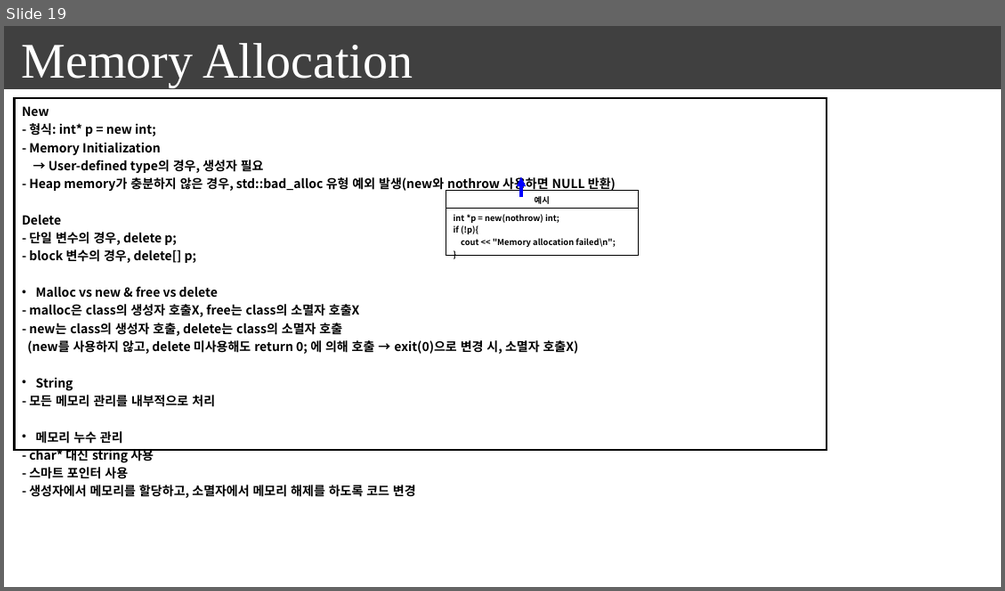
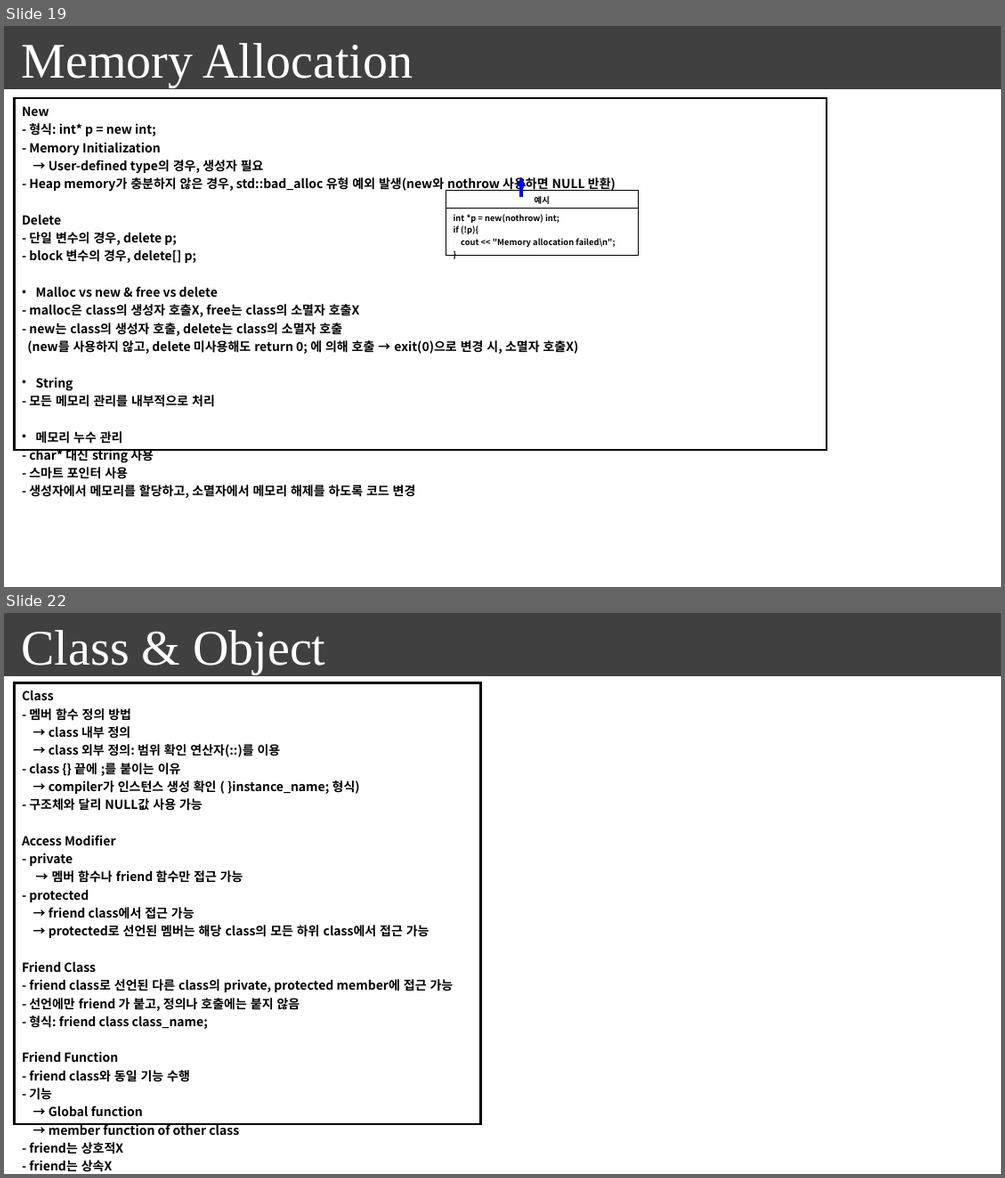
Before and after one commit to seonghokim/Study, a slide deck: everything in c++.pptx. Shown one above the other, each under a label of ours: slide 19 before the commit, slides 19 and 22 after it; the slides between them are not shown. The pictures are 1005x591 and 1005x1178 pixels, drawn with LibreOffice and Linux fonts; fonts in the diff are those of the drawing; background and template pictures are left out. Boxes give left, top, right and bottom in pixels: in the first picture for what was removed or moved away, otherwise in the second. Text is boxed around its words. In the diff, an @@ line names an element or a change of style, - is before the commit and + after.

```diff
--- a/everything in c++.pptx
+++ b/everything in c++.pptx
@@ slide 22 added at (4,613,1001,1174), background #FFFFFF; not listed: 1 template element that a slide beside it also shows @@
@@ text added at (22,630,325,674), 48 pt, text #FFFFFF @@
+Class & Object
@@ table added at (15,682,481,1174), 1 rows, 1 columns @@
+Class / - 멤버 함수 정의 방법 / → class 내부 정의 / → class 외부 정의: 범위 확인 연산자(::)를 이용 / - class {} 끝에 ;를 붙이는 이유 / → compiler가 인스턴스 생성 확인 ( }instance_name; 형식) / - 구조체와 달리 NULL값 사용 가능 / Access Modifier / - private / → 멤버 함수나 friend 함수만 접근 가능 / - protected / → friend class에서 접근 가능 / → protected로 선언된 멤버는 해당 class의 모든 하위 class에서 접근 가능 / Friend Class / - friend class로 선언된 다른 class의 private, protected member에 접근 가능 / - 선언에만 friend 가 붙고, 정의나 호출에는 붙지 않음 / - 형식: friend class class_name; / Friend Function / - friend class와 동일 기능 수행 / - 기능 / → Global function / → member function of other class / - friend는 상호적X / - friend는 상속X / (부모 class에 선언한 friend function에서 자식 class의 데이터 멤버 접근 불가)
```
Also in this commit, not shown: 1 slide changed, 5 other slides added, 2 other files.
